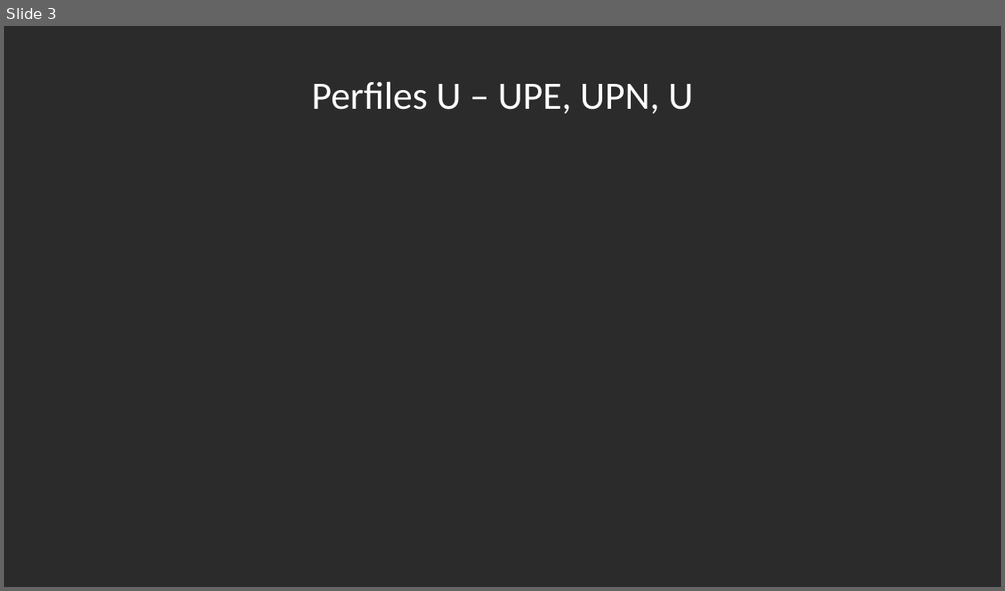
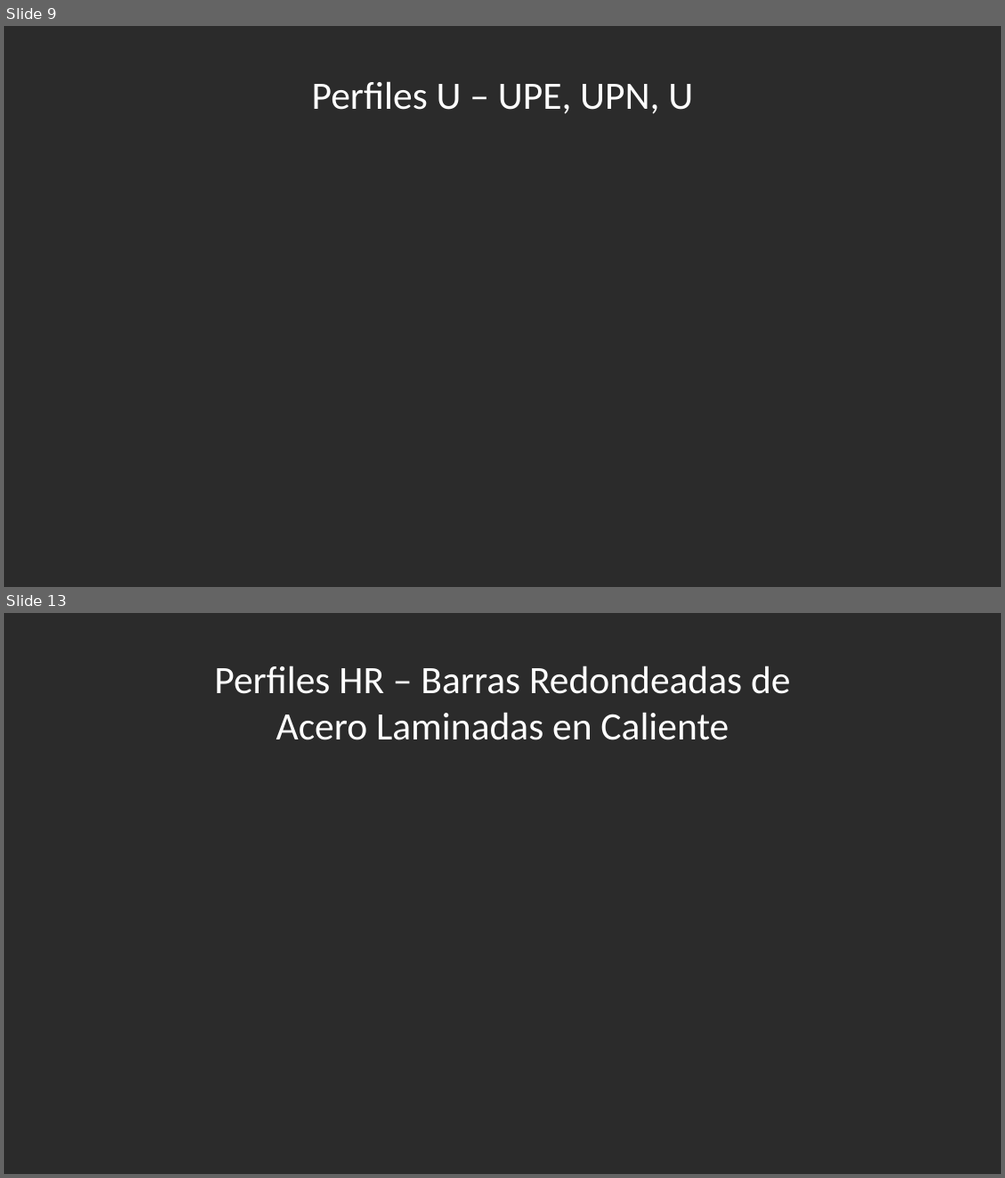
Before and after one commit to DanielPulido026/Carpinteria, a slide deck: Perfiles metalicos.pptx. Shown one above the other, each under a label of ours: slide 3 before the commit, slides 9 and 13 after it; the slides between them are not shown. The pictures are 1005x591 and 1005x1178 pixels, drawn with LibreOffice and Linux fonts; fonts in the diff are those of the drawing; background and template pictures are left out; a plain dark background stands for a picture behind light text. Boxes give left, top, right and bottom in pixels: in the first picture for what was removed or moved away, otherwise in the second. Text is boxed around its words. In the diff, an @@ line names an element or a change of style, - is before the commit and + after.

```diff
--- a/Perfiles metalicos.pptx
+++ b/Perfiles metalicos.pptx
@@ slide 13 added at <box>4,613,1001,1174</box>, background picture (left out) @@
@@ text added at <box>214,666,790,740</box>, 28 pt, text #FFFFFF @@
+Perfiles HR – Barras Redondeadas de Acero Laminadas en Caliente
@@ what was slide 3 is now slide 9 @@
```
Also in this commit, not shown: 10 other slides added, 1 slide removed.
